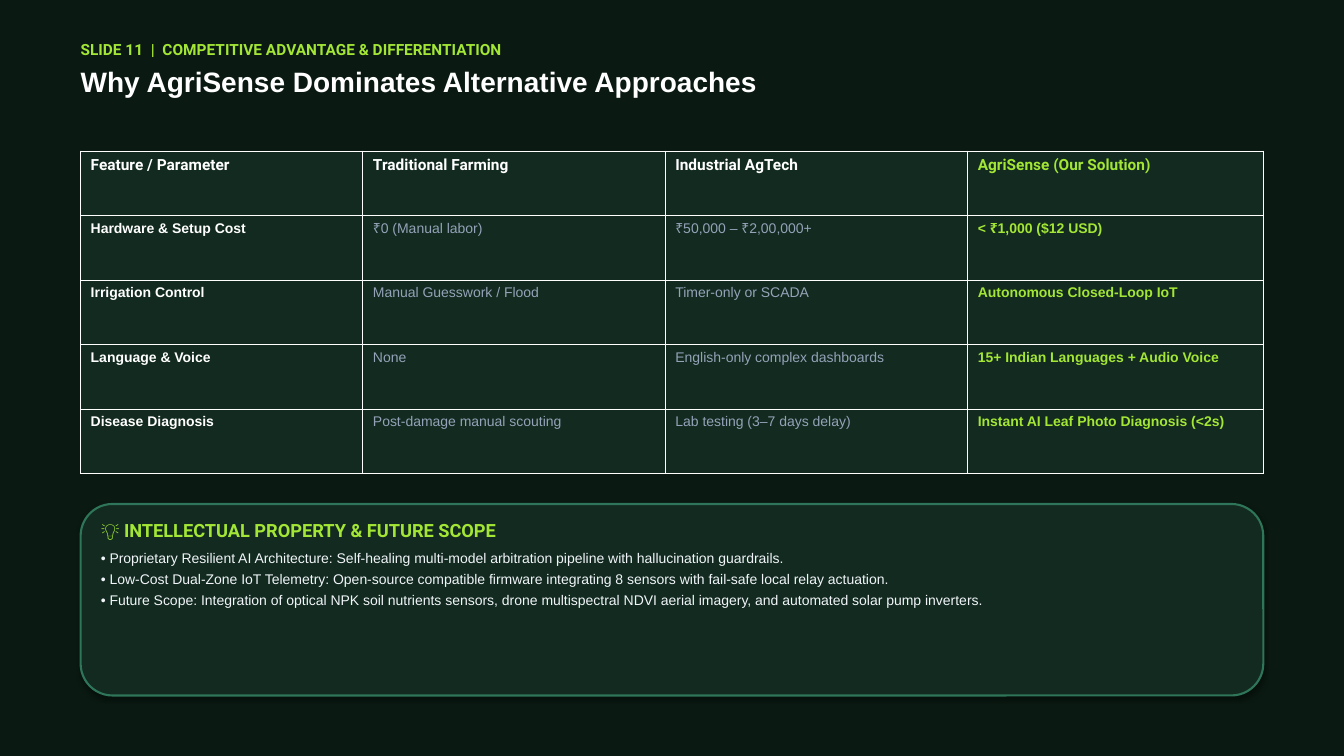
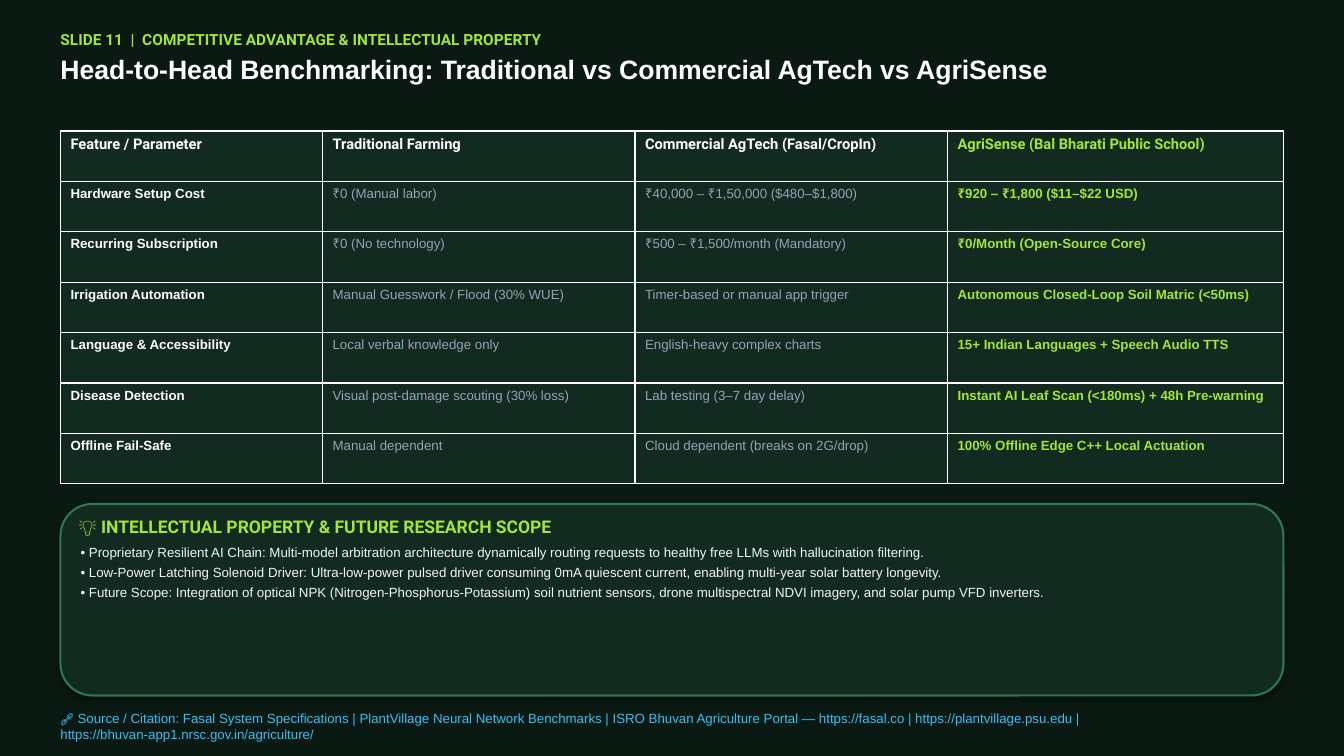
Before and after one commit to pranavsaxenaofficial11-coder/agrisense-fullstack, a slide deck: slide 11 of AgriSense_Official_12_Slides.pptx. Drawn at 1344x756 pixels with LibreOffice and Linux fonts; fonts in the diff are those of the drawing. Boxes give left, top, right and bottom in pixels: in the first picture for what was removed or moved away, otherwise in the second. Text is boxed around its words. In the diff, an @@ line names an element or a change of style, - is before the commit and + after.

Commit message:
feat(infra): add backend dashboard UI, GZip compression, latency tracking, security middleware, and data-dense 12-slide presentation with verified citations

```diff
--- a/AgriSense_Official_12_Slides.pptx
+++ b/AgriSense_Official_12_Slides.pptx
@@ text at [60,34,1047,84]: text changed; size 11 to 19 pt; font Roboto to Arial; text colour #A3E635 to #FFFFFF @@
-SLIDE 11 | COMPETITIVE ADVANTAGE & DIFFERENTIATION
-Why AgriSense Dominates Alternative Approaches
+SLIDE 11 | COMPETITIVE ADVANTAGE & INTELLECTUAL PROPERTY
+Head-to-Head Benchmarking: Traditional vs Commercial AgTech vs AgriSense
@@ table at [60,131,1284,484] @@
-row 1: Feature / Parameter | Traditional Farming | Industrial AgTech | AgriSense (Our Solution)
-row 2: Hardware & Setup Cost | ₹0 (Manual labor) | ₹50,000 – ₹2,00,000+ | < ₹1,000 ($12 USD)
-row 3: Irrigation Control | Manual Guesswork / Flood | Timer-only or SCADA | Autonomous Closed-Loop IoT
-row 4: Language & Voice | None | English-only complex dashboards | 15+ Indian Languages + Audio Voice
-row 5: Disease Diagnosis | Post-damage manual scouting | Lab testing (3–7 days delay) | Instant AI Leaf Photo Diagnosis (<2s)
+row 1: Feature / Parameter | Traditional Farming | Commercial AgTech (Fasal/CropIn) | AgriSense (Bal Bharati Public School)
+row 2: Hardware Setup Cost | ₹0 (Manual labor) | ₹40,000 – ₹1,50,000 ($480–$1,800) | ₹920 – ₹1,800 ($11–$22 USD)
+row 3: Recurring Subscription | ₹0 (No technology) | ₹500 – ₹1,500/month (Mandatory) | ₹0/Month (Open-Source Core)
+row 4: Irrigation Automation | Manual Guesswork / Flood (30% WUE) | Timer-based or manual app trigger | Autonomous Closed-Loop Soil Matric (<50ms)
+row 5: Language & Accessibility | Local verbal knowledge only | English-heavy complex charts | 15+ Indian Languages + Speech Audio TTS
+row 6: Disease Detection | Visual post-damage scouting (30% loss) | Lab testing (3–7 day delay) | Instant AI Leaf Scan (<180ms) + 48h Pre-warning
+row 7: Offline Fail-Safe | Manual dependent | Cloud dependent (breaks on 2G/drop) | 100% Offline Edge C++ Local Actuation
@@ table: place and size @@
-table at [81,151,1263,474]
+table at [60,131,1284,484]
@@ rounded rectangle: place and size @@
-rounded rectangle at [81,504,1263,696]
+rounded rectangle at [60,504,1284,696]
@@ text at [101,520,551,533]: text changed; size 13 to 12.5 pt @@
-💡 INTELLECTUAL PROPERTY & FUTURE SCOPE
+💡 INTELLECTUAL PROPERTY & FUTURE RESEARCH SCOPE
@@ text at [89,547,1044,600]: text changed; size 10 to 9.5 pt @@
-• Proprietary Resilient AI Architecture: Self-healing multi-model arbitration pipeline with hallucination guardrails.
-• Low-Cost Dual-Zone IoT Telemetry: Open-source compatible firmware integrating 8 sensors with fail-safe local relay actuation.
-• Future Scope: Integration of optical NPK soil nutrients sensors, drone multispectral NDVI aerial imagery, and automated solar pump inverters.
+• Proprietary Resilient AI Chain: Multi-model arbitration architecture dynamically routing requests to healthy free LLMs with hallucination filtering.
+• Low-Power Latching Solenoid Driver: Ultra-low-power pulsed driver consuming 0mA quiescent current, enabling multi-year solar battery longevity.
+• Future Scope: Integration of optical NPK (Nitrogen-Phosphorus-Potassium) soil nutrient sensors, drone multispectral NDVI imagery, and solar pump VFD inverters.
@@ text added at [60,713,1072,742], 9.5 pt, text #38BDF8 @@
+🔗 Source / Citation: Fasal System Specifications | PlantVillage Neural Network Benchmarks | ISRO Bhuvan Agriculture Portal — https://fasal.co | https://plantvillage.psu.edu | https://bhuvan-app1.nrsc.gov.in/agriculture/
```
Also in this commit, not shown: 6 other slides changed, 5 slides added, 5 slides removed, 6 other files.
